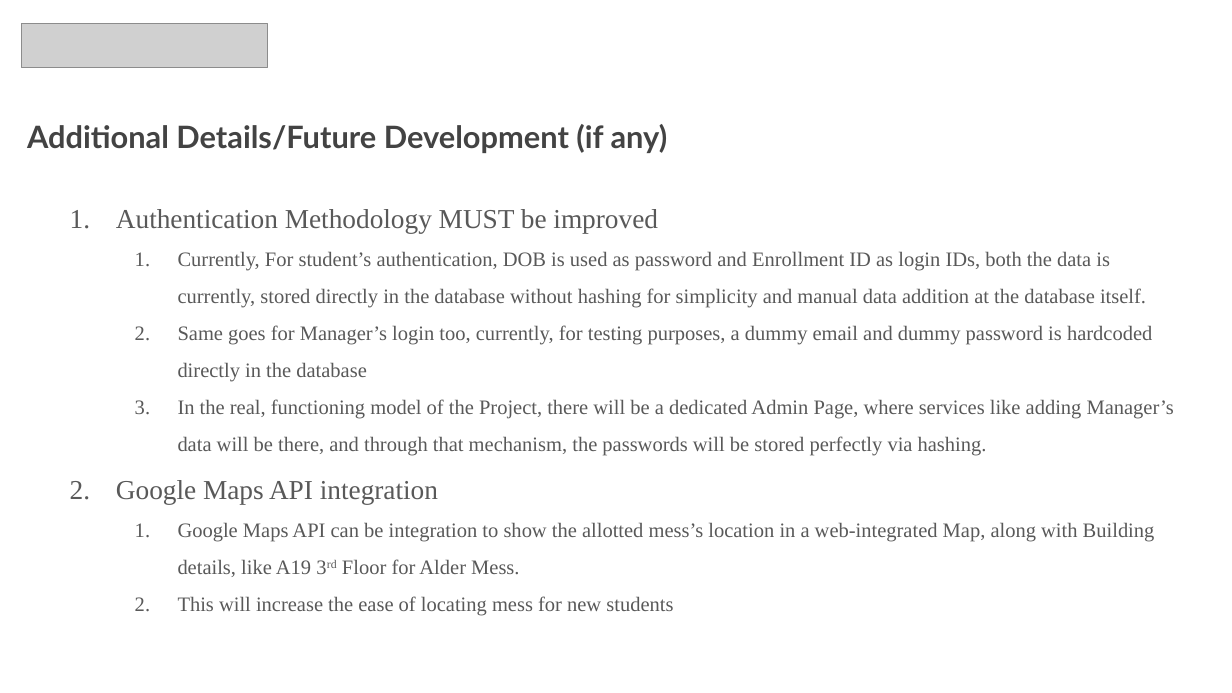
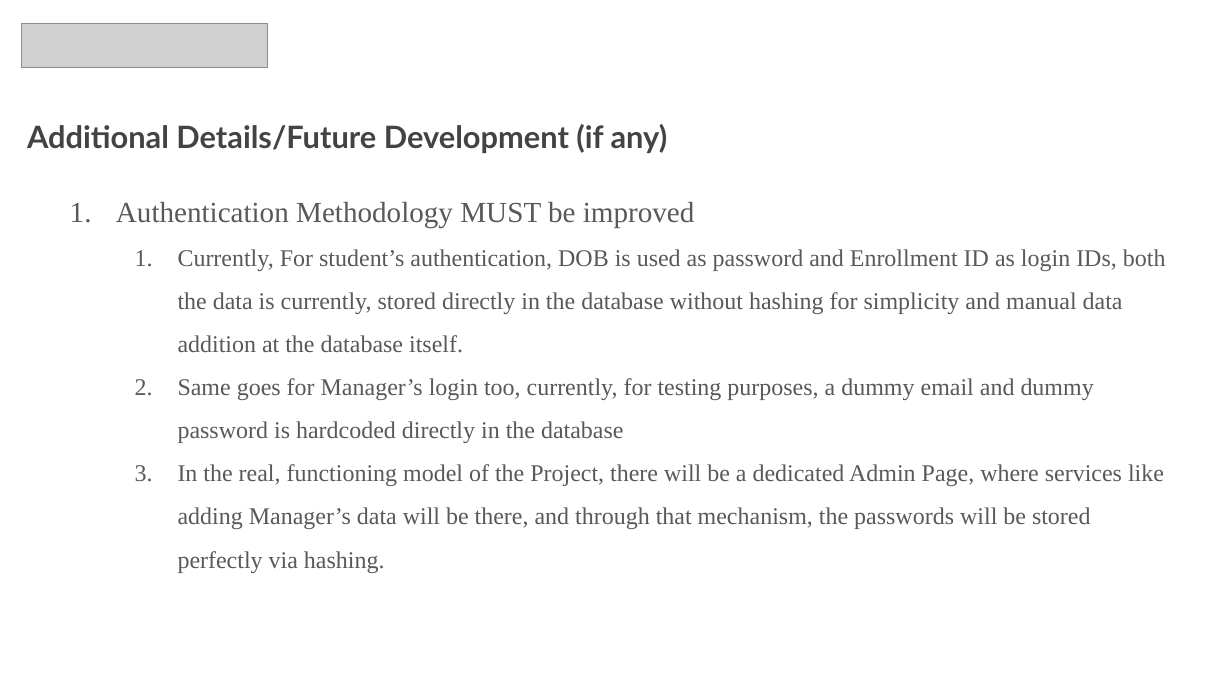
Before and after one commit to InfinityxR9/SmartMess, a slide deck: slide 14 of presentation.pptx (slide 12 before the commit). Drawn at 1232x693 pixels with LibreOffice and Linux fonts; fonts in the diff are those of the drawing; grey boxes stand for pictures. Boxes give left, top, right and bottom in pixels: in the first picture for what was removed or moved away, otherwise in the second. Text is boxed around its words. In the diff, an @@ line names an element or a change of style, - is before the commit and + after.

```diff
--- a/presentation.pptx
+++ b/presentation.pptx
@@ text "Authentication Methodology MUST be improved": place and size @@
-text "Authentication Methodology MUST be improved" at [116, 209, 1174, 616]
+text "Authentication Methodology MUST be improved" at [116, 202, 1166, 573]
@@ text "Authentication Methodology MUST be improved" at [116, 202, 1166, 573]: size 16 to 17 pt in "Authentication Methodology MUST be improved"; size 12 to 14 pt; vertical alignment middle to top @@
@@ text at [116, 480, 1155, 616]: paragraphs removed @@
-2. Google Maps API integration
-  1. Google Maps API can be integration to show the allotted mess’s location in a web-integrated Map, along with Building details, like A19 3rd Floor for Alder Mess.
-  2. This will increase the ease of locating mess for new students
```
Also in this commit, not shown: 7 other slides changed, 3 slides added, 1 slide removed, 22 other files.
